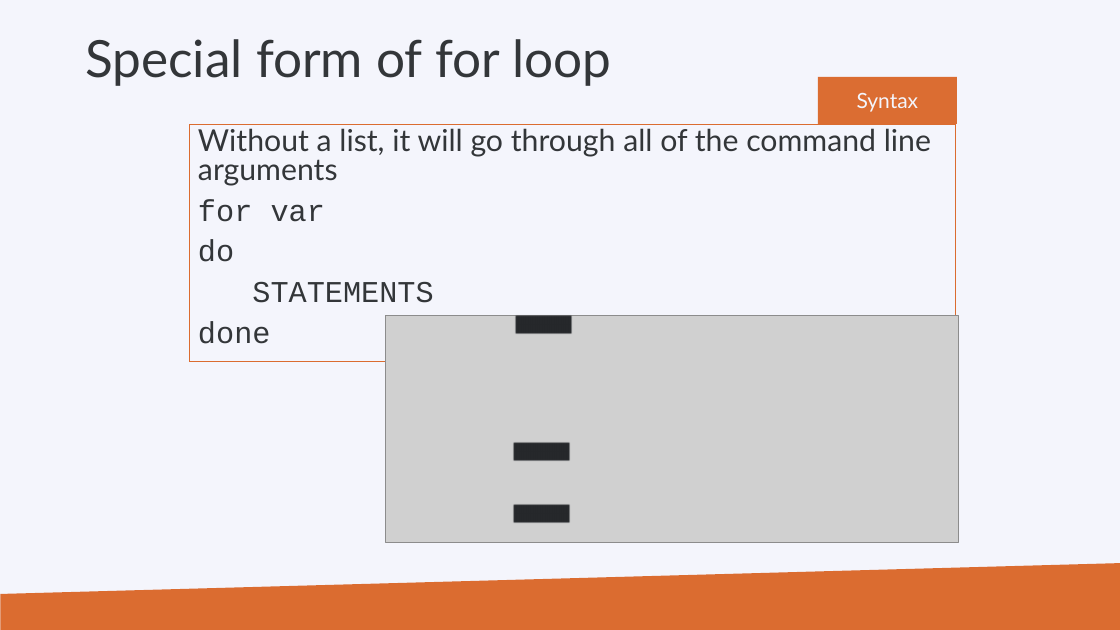
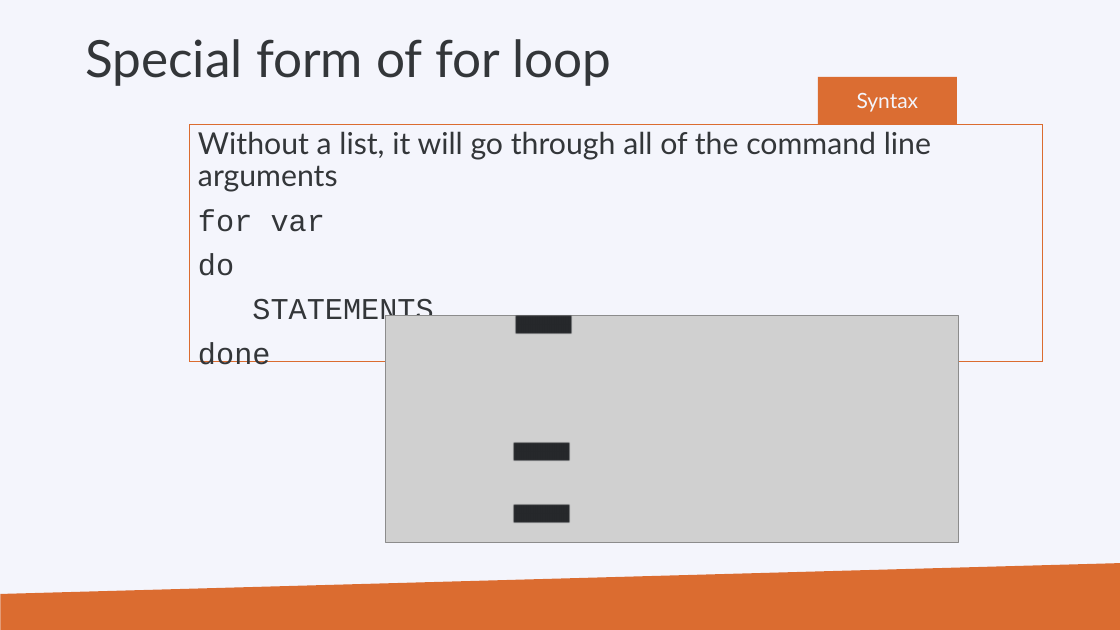
Before and after one commit to hpcleuven/Linux-scripting, a slide deck: slide 119 of Linux-scripting.pptx. Drawn at 1120x630 pixels with LibreOffice and Linux fonts; fonts in the diff are those of the drawing; grey boxes stand for pictures; background and template pictures are left out. Boxes give left, top, right and bottom in pixels: in the first picture for what was removed or moved away, otherwise in the second. Text is boxed around its words. In the diff, an @@ line names an element or a change of style, - is before the commit and + after.

```diff
--- a/Linux-scripting.pptx
+++ b/Linux-scripting.pptx
@@ text "Without a list, it will ...": place and size @@
-text "Without a list, it will ..." at (190, 124, 955, 361)
+text "Without a list, it will ..." at (190, 124, 1044, 361)
@@ text "Without a list, it will ..." at (190, 124, 1044, 361): line spacing 0.8 to 0.9 @@
```
Also in this commit, not shown: 18 other slides changed, 1 other file.
